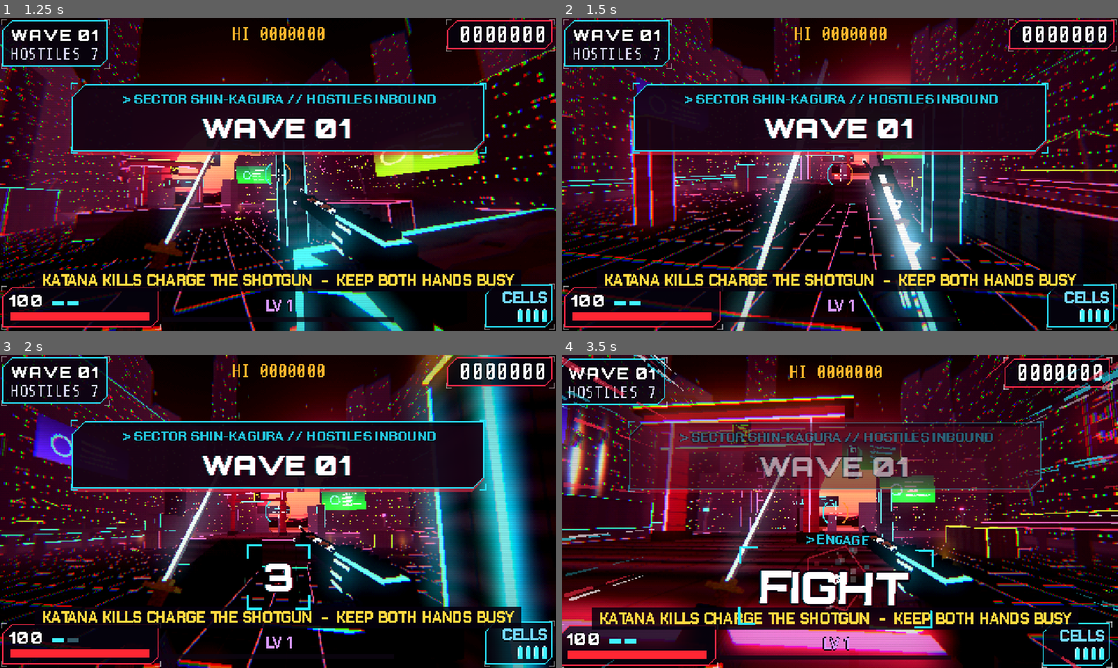
Above: before the commit, frames 1-4 (two rows, left to right).
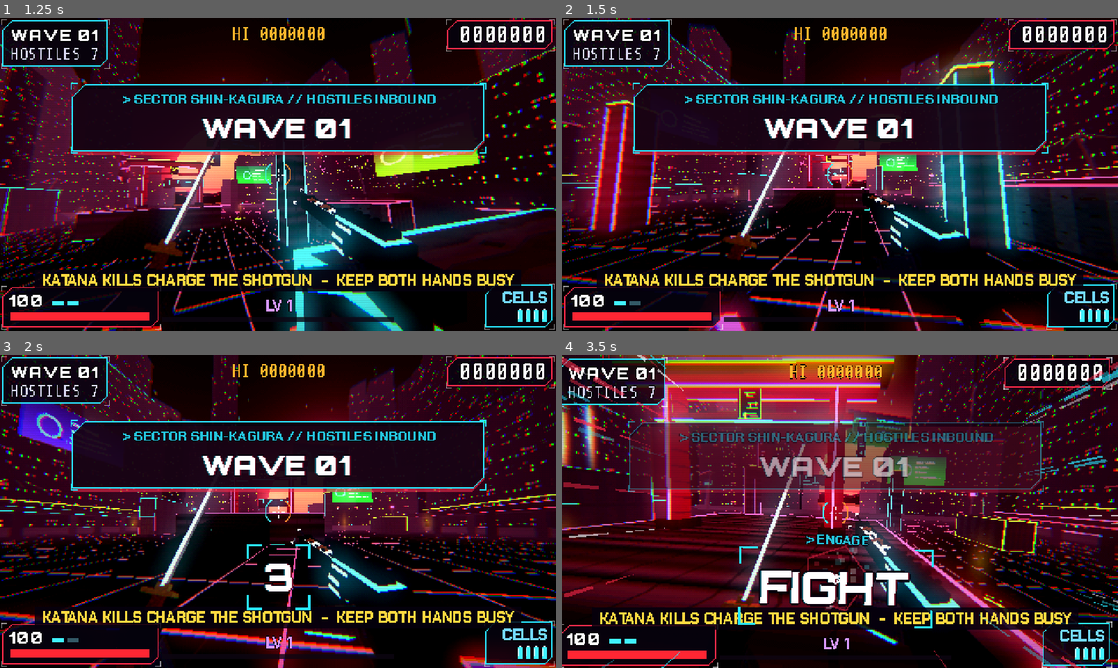
Above: after the commit, the same moments.

Repository: ggbillyjoe3526/katanashotgun
Game: Godot game, scene res://scenes/main.tscn
The game is run twice, just before and just after one commit, with the same random seed, the same clock (stepped at 60 frames per second) and the same inputs. Sound files missing from this copy of the repository are replaced by a short silence.
Inputs (mouse positions are in pixels of both pictures, inside the frame that each line leads up to):
- Up to frame 1 (1.25 s): tap Enter at 0.5 s; move the mouse to (400, 158) at 0.52 s; hold D (move_right) from 0.53 s (still down); tap F (finisher) at 0.6 s; click (400, 158) at 0.67 s; tap Space (jump) at 0.77 s
- Up to frame 2 (1.5 s): move the mouse to (812, 174) at 1.27 s; release D (move_right) at 1.28 s; hold W (move_forward) from 1.28 s (still down); tap Shift (dash) at 1.35 s
- Up to frame 3 (2 s): keep holding W (move_forward); tap Space (jump) at 1.52 s; tap F (finisher) at 1.55 s
- Up to frame 4 (3.5 s): keep holding W (move_forward); move the mouse to (851, 505) at 2.02 s; tap F (finisher) at 2.1, 3.05 s; move the mouse to (834, 517) at 2.77 s; click (834, 517) at 2.85 s; tap Space (jump) at 3.02 s

Frame 1 is identical in both runs. In frame 2, 39% of the frame differs, in the area x 0-100%, y 0-100%; in frame 3, 37%; in frame 4, 52%.

Commit message:
Land plunges clear of walls; no per-frame query allocation
- A plunge onto a foe at the foot of your ledge picked a landing spot
  inside the ledge. The landing and perch now take the first side round
  the foe with room for the whole body, else the foe's own spot.
  New movetest case for a foe against the wall.
- The climb probe only runs while airborne and against a wall, and reuses
  one ray query; the plunge line-of-sight ray and the room check reuse
  theirs too. The plunge hint is only formatted until it has been shown.

Co-Authored-By: Claude Opus 5.5 (1M context) <noreply@anthropic.com>
Claude-Session: https://claude.ai/code/session_017kWBz6VUv4MgardFeRWaSb

Diff:
--- a/scripts/debug_movement.gd
+++ b/scripts/debug_movement.gd
@@ -44,6 +44,7 @@
 		{"name": "double jump height on open floor", "blocks": [], "keys": ["jump", "double"], "want_climb": false, "want_top": 0.0, "measure": true, "forward": false},
 		{"name": "no plunge from a jump on the same level", "blocks": [], "keys": ["jump", "double"], "enemy": Vector3(0, 0, -2.0), "want_plunge": false, "forward": false, "pitch": -0.9},
 		{"name": "no plunge onto a brute that isn't staggered", "blocks": [[4.0, 0.0, 6.0]], "start_y": 4.0, "keys": [], "enemy": Vector3(0, 0, -3.5), "kind": "brute", "want_plunge": false, "pitch": -0.9},
+		{"name": "plunge onto a grunt at the foot of the wall lands clear of it", "blocks": [[4.0, 0.0, 6.0]], "start_y": 4.0, "keys": [], "enemy": Vector3(0, 0, -1.5), "want_plunge": true, "want_top": 0.0, "max_z": -1.4, "pitch": -1.3},
 		{"name": "plunge from a 4 m ledge onto a grunt", "blocks": [[4.0, 0.0, 6.0]], "start_y": 4.0, "keys": [], "enemy": Vector3(0, 0, -3.2), "want_plunge": true, "pitch": -0.9},
 	]
 	_next()
@@ -184,6 +185,8 @@
 		errs.append("climbed=%s" % _climbed)
 	if c.has("want_top") and not c.get("measure", false) and absf(y - float(c.want_top)) > 0.15:
 		errs.append("ended at y=%.2f, wanted %.2f" % [y, c.want_top])
+	if c.has("max_z") and p.global_position.z - ORIGIN.z > float(c.max_z):
+		errs.append("ended inside the ledge (z=%.2f)" % (p.global_position.z - ORIGIN.z))
 	if c.get("measure", false):
 		var want := (Player.JUMP_VEL * Player.JUMP_VEL + Player.DOUBLE_JUMP_VEL * Player.DOUBLE_JUMP_VEL) / (2.0 * Player.GRAVITY)
 		if absf(_max_y - want) > 0.25:
--- a/scripts/ledge_climb.gd
+++ b/scripts/ledge_climb.gd
@@ -12,6 +12,8 @@
 const CLEAR_MARGIN := 0.15 # a jump that clears the ledge by this much needs no climb
 const FACING := 0.3 # look within ~72 degrees of the wall to grab it
 const LIFT := 0.05 # the body ends this far above the ledge, then settles
+
+static var _q: PhysicsRayQueryParameters3D # reused, so probing allocates no query
 
 
 ## The highest point the feet reach if nothing else changes (metres above now).
@@ -33,7 +35,7 @@
 	var feet := body.global_position
 	# 1. the ledge top: straight down just past the front of the body
 	var probe := feet + dir * (radius + PROBE)
-	var q := PhysicsRayQueryParameters3D.create(probe + Vector3.UP * (REACH + 0.05), probe + Vector3.UP * (MIN_RISE - 0.05), body.collision_mask)
+	var q := _ray(probe + Vector3.UP * (REACH + 0.05), probe + Vector3.UP * (MIN_RISE - 0.05), body.collision_mask)
 	var top := space.intersect_ray(q)
 	if top.is_empty() or (top.normal as Vector3).y < 0.7:
 		return {}
@@ -43,7 +45,7 @@
 		return {}
 	# 2. a face just under that top that we're moving into and looking at
 	var face_from := Vector3(feet.x, ledge_y - 0.1, feet.z)
-	q = PhysicsRayQueryParameters3D.create(face_from, face_from + dir * (radius + PROBE + 0.1), body.collision_mask)
+	q = _ray(face_from, face_from + dir * (radius + PROBE + 0.1), body.collision_mask)
 	var face := space.intersect_ray(q)
 	if face.is_empty():
 		return {}
@@ -64,3 +66,12 @@
 	if body.test_move(body.global_transform.translated(up), forward):
 		return {}
 	return {"rise": rise, "forward": forward, "ledge_y": ledge_y}
+
+
+static func _ray(from: Vector3, to: Vector3, mask: int) -> PhysicsRayQueryParameters3D:
+	if _q == null:
+		_q = PhysicsRayQueryParameters3D.new()
+	_q.from = from
+	_q.to = to
+	_q.collision_mask = mask
+	return _q
--- a/scripts/player.gd
+++ b/scripts/player.gd
@@ -126,6 +126,8 @@
 var _gk_dir := Vector3.FORWARD
 var _gk_perch := Vector3.ZERO # plunge: where the blade goes in, on the foe
 var _gk_dive := 0.2 # plunge: seconds of the dive
+var _room_q: PhysicsShapeQueryParameters3D # "does the body fit here?", reused
+var _los_q: PhysicsRayQueryParameters3D # plunge line of sight, reused
 
 
 func _ready() -> void:
@@ -243,7 +245,8 @@
 	var plunge := _find_plunge_target()
 	if plunge != null:
 		_set_finisher_target(plunge, true)
-		Game.show_hint_once("plunge", "HIGH ABOVE A FOE?  PRESS %s TO PLUNGE" % Ui.key_name("finisher"))
+		if not Game.hints_shown.has("plunge"):
+			Game.show_hint_once("plunge", "HIGH ABOVE A FOE?  PRESS %s TO PLUNGE" % Ui.key_name("finisher"))
 	else:
 		_set_finisher_target(_find_finisher_target())
 	if Input.is_action_just_pressed("finisher") or (Game.debug_autoplay and gk_ready != null):
@@ -262,7 +265,8 @@
 		wish = wish.normalized()
 
 	# a jump that falls just short of a ledge you're pushing into: climb it
-	if not is_on_floor() and _try_climb(wish):
+	# (only probed while airborne and actually up against something)
+	if not is_on_floor() and is_on_wall() and _try_climb(wish):
 		return
 
 	# dash
@@ -598,8 +602,12 @@
 		var ang := fwd.angle_to(e.global_position + Vector3(0, e.height * 0.6, 0) - origin)
 		if ang > (PLUNGE_KEEP_CONE if e == gk_ready else PLUNGE_CONE) or ang >= best_ang:
 			continue
-		var q := PhysicsRayQueryParameters3D.create(origin, e.global_position + Vector3(0, e.height * 0.8, 0), 1)
-		if not get_world_3d().direct_space_state.intersect_ray(q).is_empty():
+		if _los_q == null:
+			_los_q = PhysicsRayQueryParameters3D.new()
+			_los_q.collision_mask = 1 # the level only: foes don't block a plunge
+		_los_q.from = origin
+		_los_q.to = e.global_position + Vector3(0, e.height * 0.8, 0)
+		if not get_world_3d().direct_space_state.intersect_ray(_los_q).is_empty():
 			continue
 		best = e
 		best_ang = ang
@@ -637,14 +645,12 @@
 	var stand := e.radius + (1.25 if gk_kind in ["brute", "boss"] else 0.85)
 	gk_to = e.global_position + to_me * stand
 	gk_to.y = e.global_position.y
+	_gk_dir = -to_me
 	if plunge:
-		# the blade goes in from on top of the foe, then you step down off it
-		_gk_perch = e.global_position + to_me * (e.radius + 0.5)
-		_gk_perch.y = e.global_position.y + e.height * 0.5
+		_place_plunge(e, to_me)
 		_gk_dive = clampf(global_position.distance_to(_gk_perch) / PLUNGE_DIVE_SPEED, 0.12, 0.3)
 	_gk_yaw0 = yaw
 	_gk_pitch0 = pitch
-	_gk_dir = -to_me
 	e.glory_hold(self)
 	invuln = 99.0
 	velocity = Vector3.ZERO
@@ -722,6 +728,40 @@
 		_glory_beat(beat)
 	if t >= gk_len:
 		_end_glory()
+
+
+## Where a plunge puts you: the blade goes in from on top of the foe, then
+## you step down beside it. The side facing you first; if a wall is there
+## (a foe at the foot of your ledge), the next side round that has room for
+## the whole body; failing all of them, the foe's own spot, which its body
+## proves is open.
+func _place_plunge(e: Enemy, to_me: Vector3) -> void:
+	var base := e.global_position
+	for i in 8:
+		var turn := ceilf(i * 0.5) * PI * 0.25 * (1.0 if i % 2 == 1 else -1.0)
+		var side := to_me.rotated(Vector3.UP, turn)
+		var stand := base + side * (e.radius + 0.85)
+		var perch := base + side * (e.radius + 0.5) + Vector3(0, e.height * 0.5, 0)
+		if _has_room(stand) and _has_room(perch):
+			gk_to = stand
+			_gk_perch = perch
+			_gk_dir = -side
+			return
+	gk_to = base
+	_gk_perch = base + Vector3(0, e.height * 0.5, 0)
+
+
+## True when the player's capsule fits with its feet at `feet`.
+func _has_room(feet: Vector3) -> bool:
+	if _room_q == null:
+		_room_q = PhysicsShapeQueryParameters3D.new()
+		var cap := CapsuleShape3D.new()
+		cap.radius = CAPSULE_RADIUS
+		cap.height = CAPSULE_HEIGHT
+		_room_q.shape = cap
+		_room_q.collision_mask = collision_mask
+	_room_q.transform = Transform3D(Basis.IDENTITY, feet + Vector3(0, CAPSULE_HEIGHT * 0.5 + 0.05, 0))
+	return get_world_3d().direct_space_state.intersect_shape(_room_q, 1).is_empty()
 
 
 ## The plunge path: a dive that picks up speed onto the foe, a beat on top
